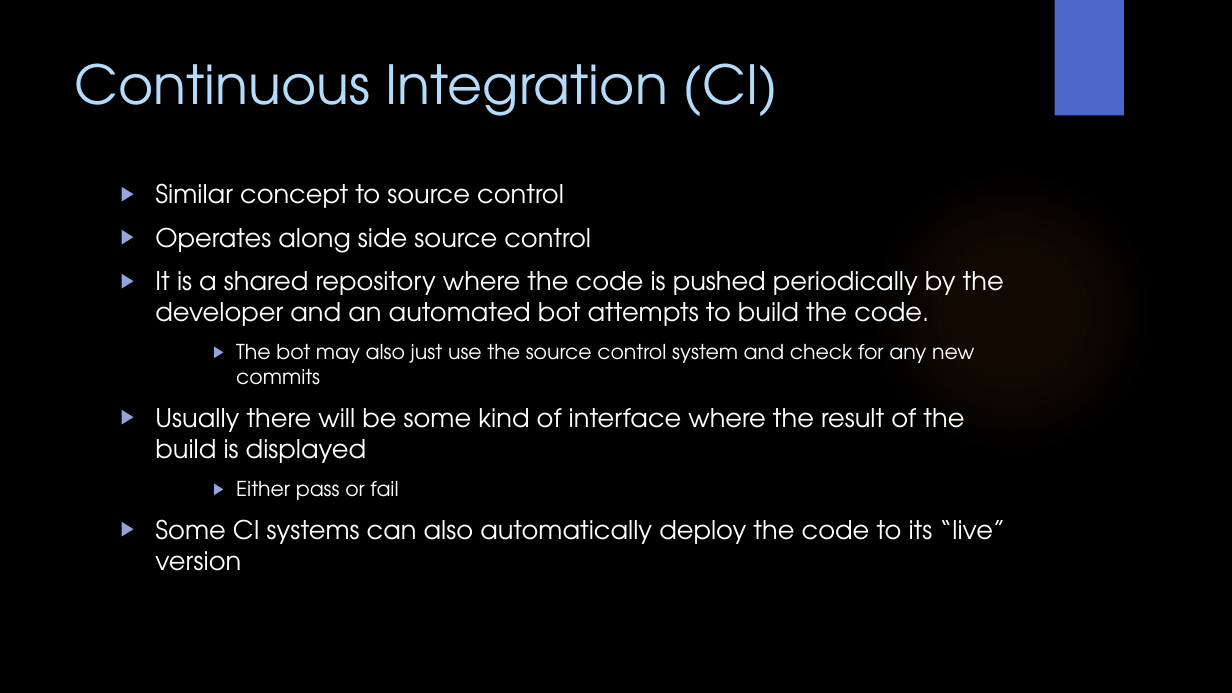
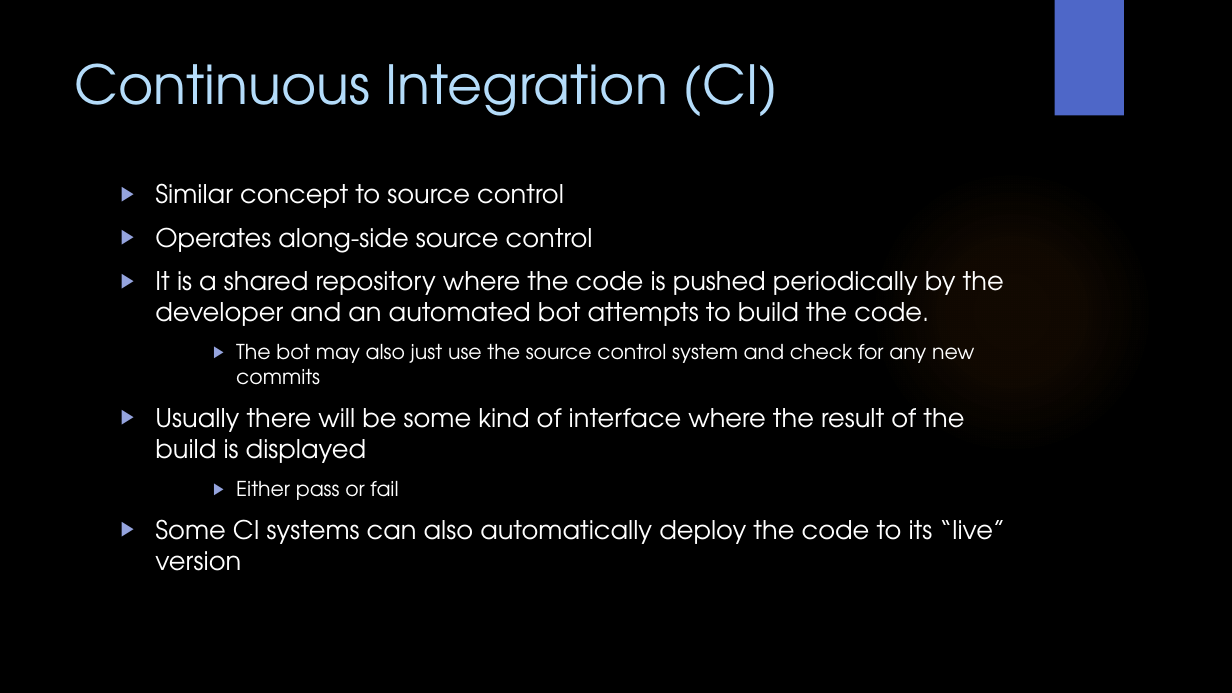
Before and after one commit to WitsSoftDev/SoftDev2016, a slide deck: slide 17 of Session 1/Softdev Session 1 2016.pptx (slide 19 before the commit). Drawn at 1232x693 pixels with LibreOffice and Linux fonts; fonts in the diff are those of the drawing; background and template pictures are left out. Boxes give left, top, right and bottom in pixels: in the first picture for what was removed or moved away, otherwise in the second. Text is boxed around its words. In the diff, an @@ line names an element or a change of style, - is before the commit and + after.

```diff
--- a/Session 1/Softdev Session 1 2016.pptx
+++ b/Session 1/Softdev Session 1 2016.pptx
@@ text at bbox=[155, 227, 593, 253]: text changed @@
-▶ Operates along side source control
+▶ Operates along-side source control
```
Also in this commit, not shown: 5 other slides changed, 2 slides added, 3 slides removed.
